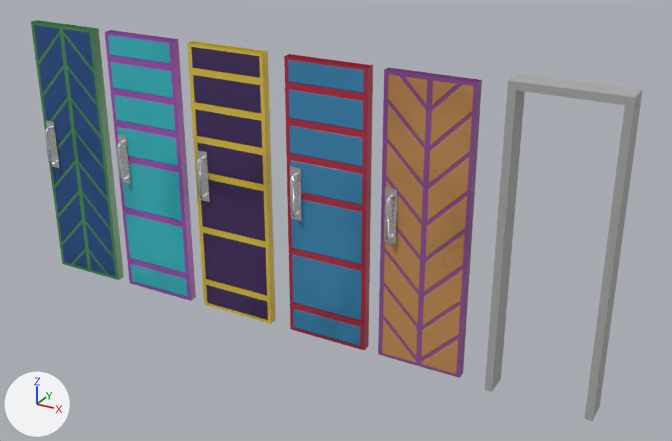
Two versions of the FBX model Assets/Graphics/Models/World/fbx/BathroomDoors.fbx, one commit apart.
The view is the same before and after, from a 50 mm lens placed at (5.07, -5.09, 3.48), pointed at (2.22, 0.09, 0.89). The lights are fixed; the arrows at lower left show +X, +Y and +Z. Where no turn or scale is listed for an object, it has been applied to the vertices.

Script lines for the objects in view, before the commit:
```python
ob_bathroomdoor1 = bpy.data.objects.new('BathroomDoor1', me_cube_003)
ob_bathroomdoor1.location = (2.93, 0.0, 1.0)
ob_bathroomdoor2 = bpy.data.objects.new('BathroomDoor2', me_cube_032)
ob_bathroomdoor2.location = (-0.029, 0.0, 1.0)
ob_bathroomdoor3 = bpy.data.objects.new('BathroomDoor3', me_cube_035)
ob_bathroomdoor3.location = (0.697, 0.0, 1.0)
ob_bathroomdoor4 = bpy.data.objects.new('BathroomDoor4', me_cube_036)
ob_bathroomdoor4.location = (1.434, 0.0, 1.0)
ob_bathroomdoor5 = bpy.data.objects.new('BathroomDoor5', me_cube_037)
ob_bathroomdoor5.location = (2.211, 0.0, 1.0)
ob_bathroomdoorframe = bpy.data.objects.new('BathroomDoorFrame', me_cube_039)
ob_bathroomdoorframe.location = (3.788, 0.0, 1.0)
```
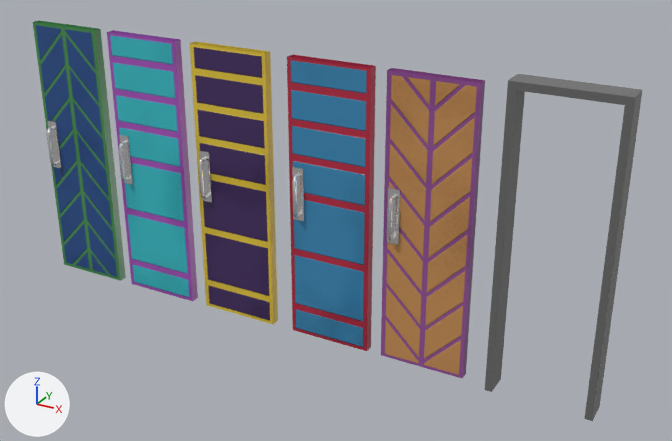
Pixel boxes (x1, y1, x2, y2) of what changed, in the pictures (672 x 441 px):
'BathroomDoor1', moved
    before: (378, 68, 482, 378)
    after: (381, 68, 485, 378)
'BathroomDoor5', moved
    before: (284, 54, 373, 350)
    after: (287, 55, 376, 351)
'BathroomDoor4', moved
    before: (187, 41, 276, 324)
    after: (190, 42, 278, 324)
'BathroomDoor3', moved
    before: (105, 30, 196, 301)
    after: (107, 30, 198, 301)
'BathroomDoor2', moved
    before: (31, 20, 124, 280)
    after: (33, 21, 126, 281)
'BathroomDoorFrame', recoloured
    both: (485, 74, 642, 421)

The change in detail:
Material 'Gray' (mat_gray) changes colour from grey #adadad to dark grey #6b6b6b; in linear values from (0.42, 0.42, 0.42) to (0.147, 0.147, 0.147).
me_cube_035 has 112 vertices, 94 faces and spans x -0.3..0.3, y -0.1..0.04, z -1.0..1.03.
me_cube_035 is used by ob_bathroomdoor3; location (0.697, 0.0, 1.0).
me_cube_035 part 4: the whole mesh is moved by (-0.3, 0.0, 1.0).
me_cube_036 has 112 vertices, 94 faces and spans x -0.3..0.3, y -0.1..0.04, z -1.0..1.03.
me_cube_036 is used by ob_bathroomdoor4; location (1.434, 0.0, 1.0).
me_cube_036 part 5: the whole mesh is moved by (-0.3, 0.0, 1.0).
me_cube_003 has 112 vertices, 94 faces and spans x -0.3..0.3, y -0.1..0.04, z -1.0..1.03.
me_cube_003 is used by ob_bathroomdoor1; location (2.93, 0.0, 1.0).
me_cube_003 part 2: the whole mesh is moved by (-0.3, 0.0, 1.0).
me_cube_032 has 112 vertices, 94 faces and spans x -0.3..0.3, y -0.1..0.04, z -1.0..1.03.
me_cube_032 is used by ob_bathroomdoor2; location (-0.029, 0.0, 1.0).
me_cube_032 part 3: the whole mesh is moved by (-0.3, 0.0, 1.0).
me_cube_037 has 112 vertices, 94 faces and spans x -0.3..0.3, y -0.1..0.04, z -1.0..1.03.
me_cube_037 is used by ob_bathroomdoor5; location (2.211, 0.0, 1.0).
me_cube_037 part 1: the whole mesh is moved by (-0.3, 0.0, 1.0).
Object 'BathroomDoor3' (ob_bathroomdoor3) moves from (0.697, 0.0, 1.0) to (1.022, 0.0, 0.0).
Object 'BathroomDoor4' (ob_bathroomdoor4) moves from (1.434, 0.0, 1.0) to (1.759, 0.0, 0.0).
Object 'BathroomDoor1' (ob_bathroomdoor1) moves from (2.93, 0.0, 1.0) to (3.254, 0.0, 0.0).
Object 'BathroomDoor2' (ob_bathroomdoor2) moves from (-0.029, 0.0, 1.0) to (0.296, 0.0, 0.0).
Object 'BathroomDoor5' (ob_bathroomdoor5) moves from (2.211, 0.0, 1.0) to (2.536, 0.0, 0.0).
